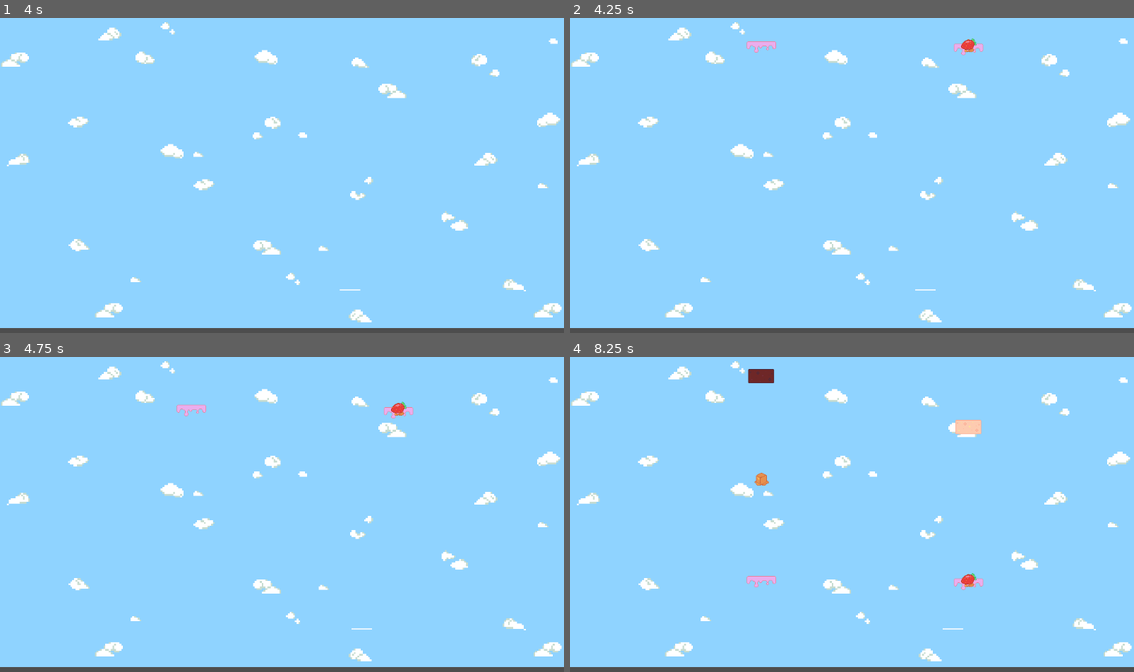
Above: before the commit, frames 1-4 (two rows, left to right).
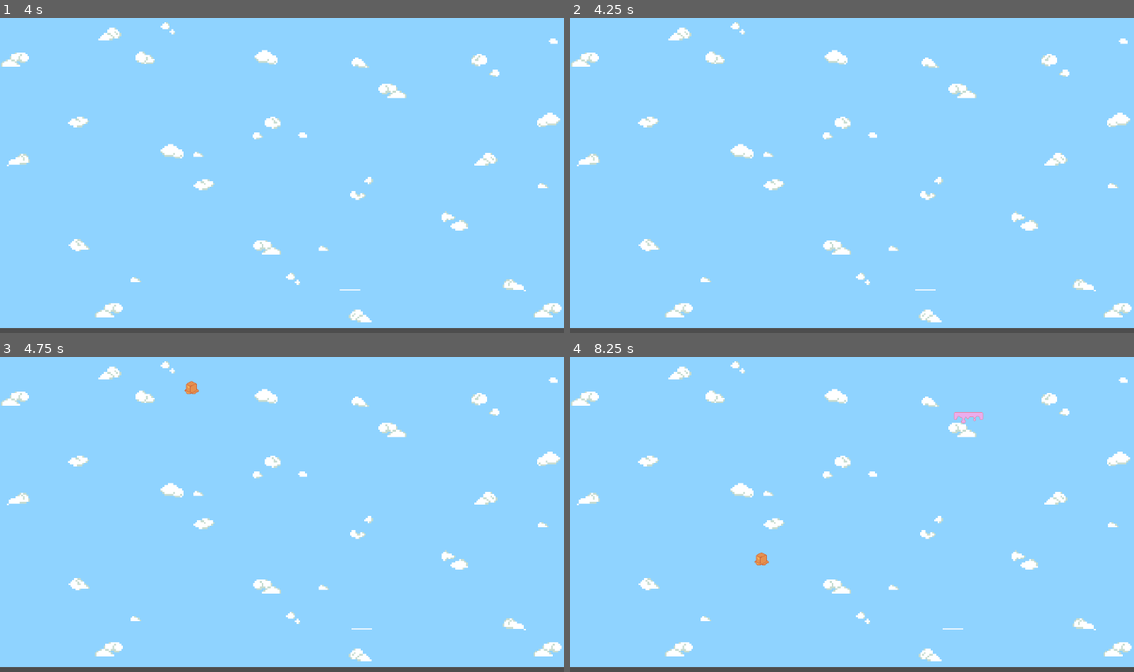
Above: after the commit, the same moments.

Repository: soapie18/stack-shack
Game: Godot game, scene res://Scenes/Levels/sky_scene.tscn
Two runs of this game, one before a commit and one after it. Both use one fixed random seed, a clock stepped at 60 frames per second and the inputs below.
Inputs:
- Up to frame 1 (4 s): tap Enter at 0.5, 2, 3.5 s; hold Right (move_right) 0.53-1.28 s; tap Space at 1.25, 2.75 s; hold Left (move_left) 1.28-2.03 s; hold Right (move_right) 2.03-3.53 s; hold Left (move_left) from 3.53 s (still down)
- Up to frame 2 (4.25 s): keep holding Left (move_left)
- Up to frame 3 (4.75 s): keep holding Left (move_left)
- Up to frame 4 (8.25 s): release Left (move_left) at 5.78 s; hold Right (move_right) 5.78-8.03 s; hold Left (move_left) from 8.03 s (still down)

Frame 1 is identical in both runs. In frame 2, 0.3% of the frame differs, in the area x 31-74%, y 6-12%; in frame 3, 0.4%; in frame 4, 1.0%, in the area x 31-74%, y 3-74%.

Commit message:
Started debeugging. Trying to get what ive collided with, to instantiate a version of it on the plate stack.

Diff:
--- a/Data/components_table.gd
+++ b/Data/components_table.gd
@@ -1,7 +1,7 @@
 extends Node2D
 class_name components_table
 
-@export var components_dictionary: Dictionary = {
+@export var components_dictionary: Dictionary[String, PackedScene] = {
 	#Fillings
 	"sponge_filling" : preload("res://Scenes/DessertComponents/filling_sponge.tscn"),
 	"chocolate_filling" : preload("res://Scenes/DessertComponents/filling_chocolate.tscn"),
--- a/Scenes/DessertComponents/component_base.tscn
+++ b/Scenes/DessertComponents/component_base.tscn
@@ -1,9 +1,13 @@
-[gd_scene load_steps=2 format=3 uid="uid://dcwbk4ij5f3ex"]
+[gd_scene load_steps=3 format=3 uid="uid://dcwbk4ij5f3ex"]
+
+[ext_resource type="Script" uid="uid://dpblwjdn2fy6g" path="res://Scripts/component_base.gd" id="1_hhdmp"]
 
 [sub_resource type="RectangleShape2D" id="RectangleShape2D_pdbbt"]
 size = Vector2(53, 29)
 
 [node name="ComponentBase" type="CharacterBody2D"]
+script = ExtResource("1_hhdmp")
+is_falling = false
 
 [node name="Sprite2D" type="Sprite2D" parent="."]
 
--- a/Scenes/player_stack.tscn
+++ b/Scenes/player_stack.tscn
@@ -1,9 +1,12 @@
-[gd_scene load_steps=3 format=3 uid="uid://cq0sji2k5blic"]
+[gd_scene load_steps=4 format=3 uid="uid://cq0sji2k5blic"]
 
 [ext_resource type="Script" uid="uid://bh8kpl2os42xv" path="res://Scripts/player_stack.gd" id="1_sb68n"]
 
 [sub_resource type="RectangleShape2D" id="RectangleShape2D_74jyd"]
-size = Vector2(42, 10)
+size = Vector2(42, 3)
+
+[sub_resource type="RectangleShape2D" id="RectangleShape2D_sb68n"]
+size = Vector2(42, 11)
 
 [node name="PlayerStack" type="CharacterBody2D"]
 script = ExtResource("1_sb68n")
@@ -14,7 +17,7 @@
 position = Vector2(0, -1)
 
 [node name="CollisionShape2D" type="CollisionShape2D" parent="."]
-position = Vector2(0, -4)
+position = Vector2(0, -0.5)
 shape = SubResource("RectangleShape2D_74jyd")
 
 [node name="ColorRect" type="ColorRect" parent="."]
@@ -23,3 +26,11 @@
 offset_right = 19.0
 offset_bottom = 39.0
 scale = Vector2(1.0399994, 0.04000002)
+
+[node name="Area2D" type="Area2D" parent="."]
+
+[node name="CollisionShape2D" type="CollisionShape2D" parent="Area2D"]
+position = Vector2(0, -4.5)
+shape = SubResource("RectangleShape2D_sb68n")
+
+[connection signal="body_entered" from="Area2D" to="." method="_on_area_2d_body_entered"]
--- a/Scripts/component_base.gd
+++ b/Scripts/component_base.gd
@@ -1 +1,3 @@
 extends CharacterBody2D
+
+@export var is_falling: bool = true
--- a/Scripts/component_spawner.gd
+++ b/Scripts/component_spawner.gd
@@ -11,10 +11,9 @@
 func _spawning():
 	var falling_instance = falling_component.instantiate()
 	falling_instance.global_position = self.global_position
-	falling_instance.is_falling = true
 	get_tree().root.add_child(falling_instance)
 
-	await get_tree().create_timer(randi() % 6).timeout
+	await get_tree().create_timer(randf_range(4,8)).timeout
 
 	_spawn_trigger()
 
--- a/Scripts/dessert_component.gd
+++ b/Scripts/dessert_component.gd
@@ -1,7 +1,4 @@
 extends Resource
 class_name dessert_component
 
-@export var name: String
-@export var sprite: Texture2D
-#@export var component_scene: PackedScene
-#will this be better if the scenes dont inherit from the resource, as having it cyclical may be an issue?
+@export var component_scene: PackedScene
--- a/Scripts/falling_component.gd
+++ b/Scripts/falling_component.gd
@@ -4,17 +4,18 @@
 
 @export var component: Node2D
 
-@export var is_falling: bool = false
-
 func _ready() -> void:
 	var random_component = _randomise_component()
 	component = random_component.instantiate()
 	add_child(component)
+	component.is_falling = true
 
 
 func _randomise_component() -> PackedScene:
 	var chosen_key = component_pool.keys().pick_random()
+	print(typeof(chosen_key))
 	var random_component = component_pool[chosen_key]
+	print(typeof(component_pool[chosen_key]))
 	return random_component
 
 
@@ -23,5 +24,5 @@
 
 
 func _process(delta: float) -> void:
-	if is_falling:
+	if component.is_falling:
 		_fall_downwards(delta)
--- a/Scripts/player_stack.gd
+++ b/Scripts/player_stack.gd
@@ -16,15 +16,22 @@
 	else:
 		velocity.x = move_toward(velocity.x, 0.0, movement_lerp_weight)
 
-	var collision = move_and_collide(velocity * delta)
+	move_and_slide()
 
-	if collision:
-		var other = collision.get_collider()
-		print(other)
+	#var collision = move_and_collide(velocity * delta)
+
+	#if collision:
+		#var other = collision.get_collider()
+		#print(other)
+		#typeof(other)
 		#var instance = other.instantiate()
 		#instance.global_position = current_stack.back().stack_point.global_position
-		#other.is_falling = false
+		#instance.is_falling = false
 		#add_child(instance)
-		#add_child(other)
+		#
+		#current_stack.append(other)
 
-		current_stack.append(other)
+
+func _on_area_2d_body_entered(body: Node2D) -> void:
+	print(body)
+	print(typeof(body))
